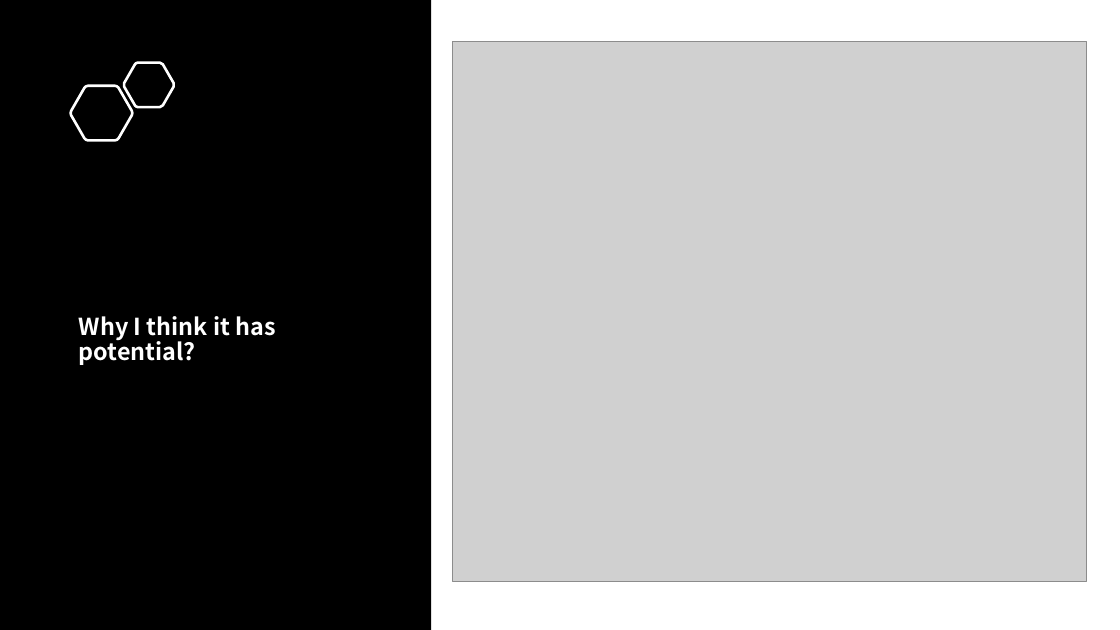
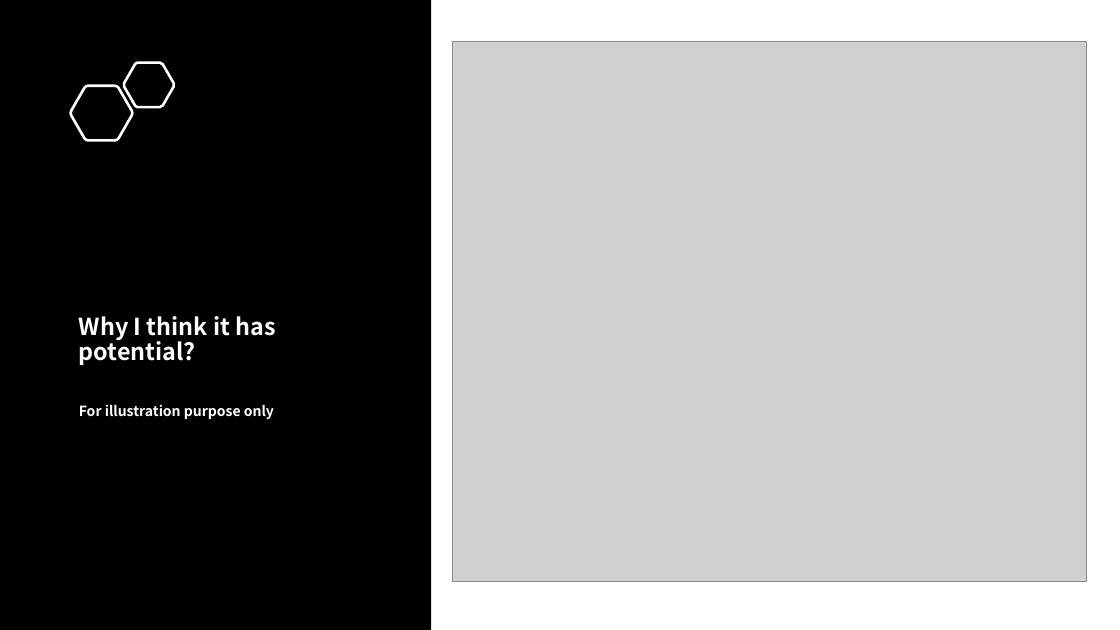
Before and after one commit to Shinan-tech/Final-Project_portfolio-optimization, a slide deck: slide 3 of Final Project_portfolio optimisation.pptx. Drawn at 1120x630 pixels with LibreOffice and Linux fonts; fonts in the diff are those of the drawing; grey boxes stand for pictures. Boxes give left, top, right and bottom in pixels: in the first picture for what was removed or moved away, otherwise in the second. Text is boxed around its words. In the diff, an @@ line names an element or a change of style, - is before the commit and + after.

```diff
--- a/Final Project_portfolio optimisation.pptx
+++ b/Final Project_portfolio optimisation.pptx
@@ text at (79, 404, 274, 419): paragraph added @@
+For illustration purpose only
```
Also in this commit, not shown: 5 other slides changed, 3 slides added, 1 slide removed, 3 other files.
